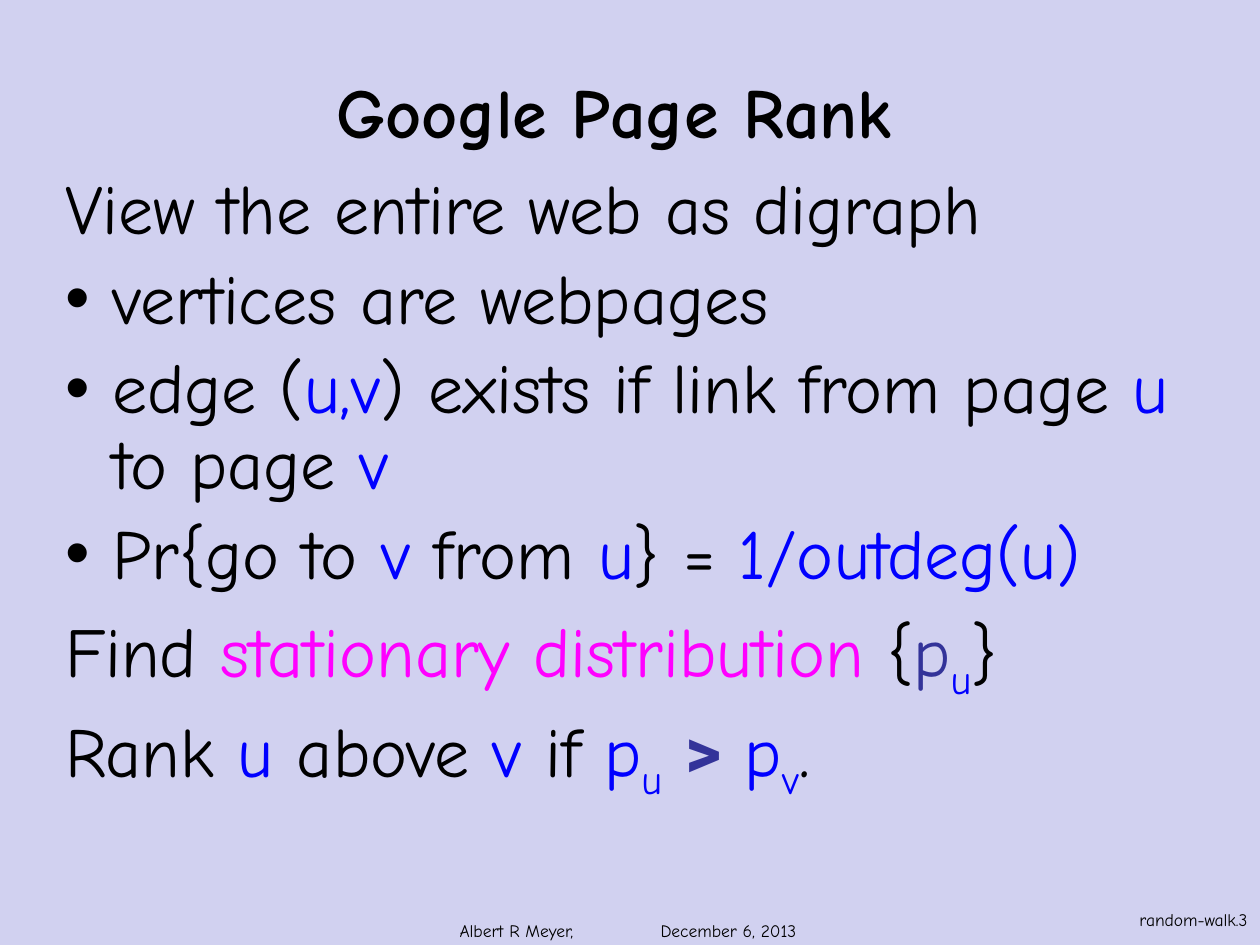
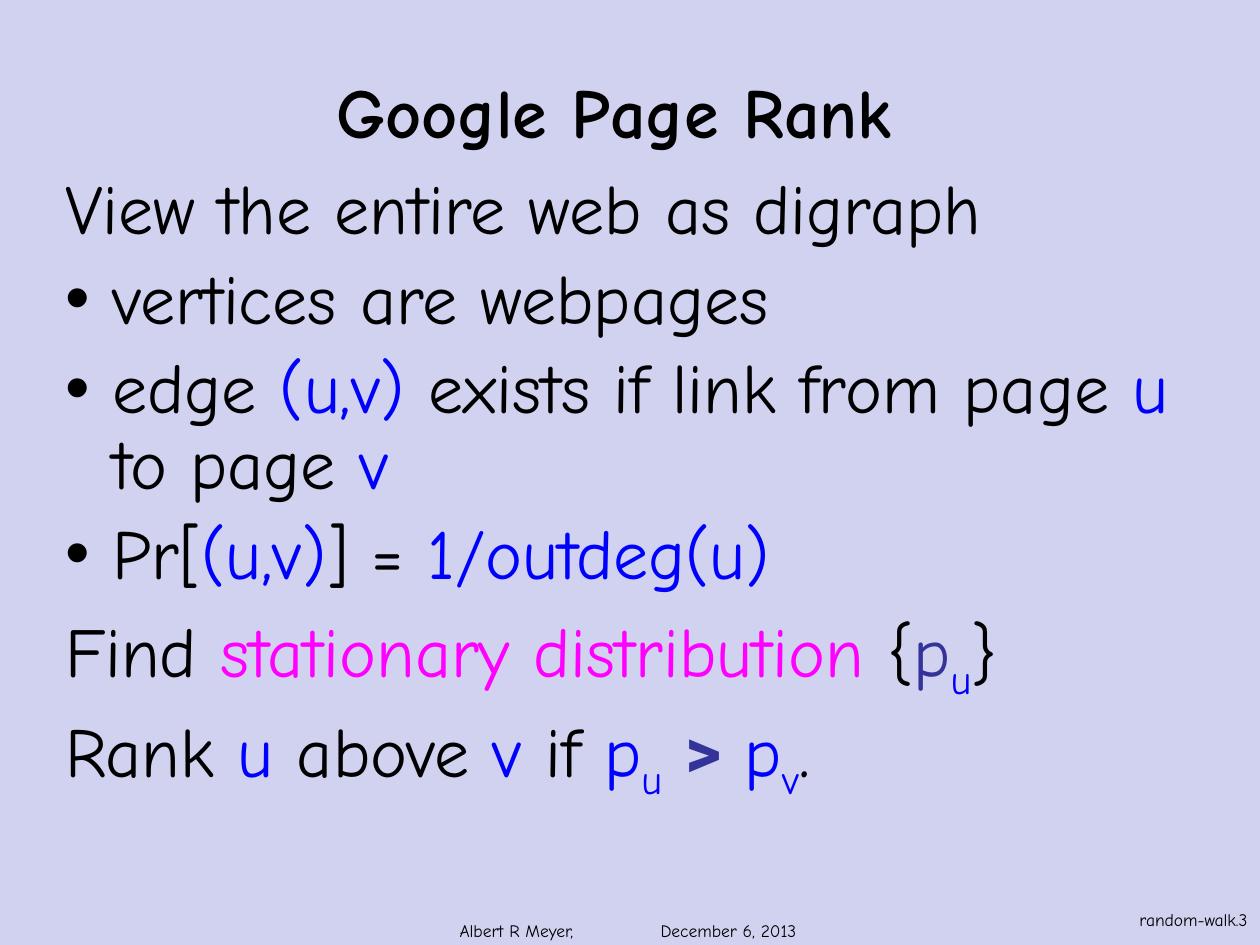
Before and after one commit to armeyer/mcs_web, a slide deck: slide 3 of fall13/slidesF13/page-rank.pptx. Drawn at 1260x945 pixels with LibreOffice and Linux fonts; fonts in the diff are those of the drawing; background and template pictures are left out. Boxes give left, top, right and bottom in pixels: in the first picture for what was removed or moved away, otherwise in the second. Text is boxed around its words. In the diff, an @@ line names an element or a change of style, - is before the commit and + after.

Commit message:
edit page-rank, random-walks.pptx

```diff
--- a/fall13/slidesF13/page-rank.pptx
+++ b/fall13/slidesF13/page-rank.pptx
@@ text at <box>112,358,1168,503</box>: text colour #000000 to #0000FF in "(u,v)" @@
@@ text at <box>112,523,770,592</box>: text changed; text colour #000000 to #0000FF @@
-• Pr{go to v from u} = 1/outdeg(u)
+• Pr[(u,v)] = 1/outdeg(u)
```
Also in this commit, not shown: 1 other slide changed, 1 other file.
